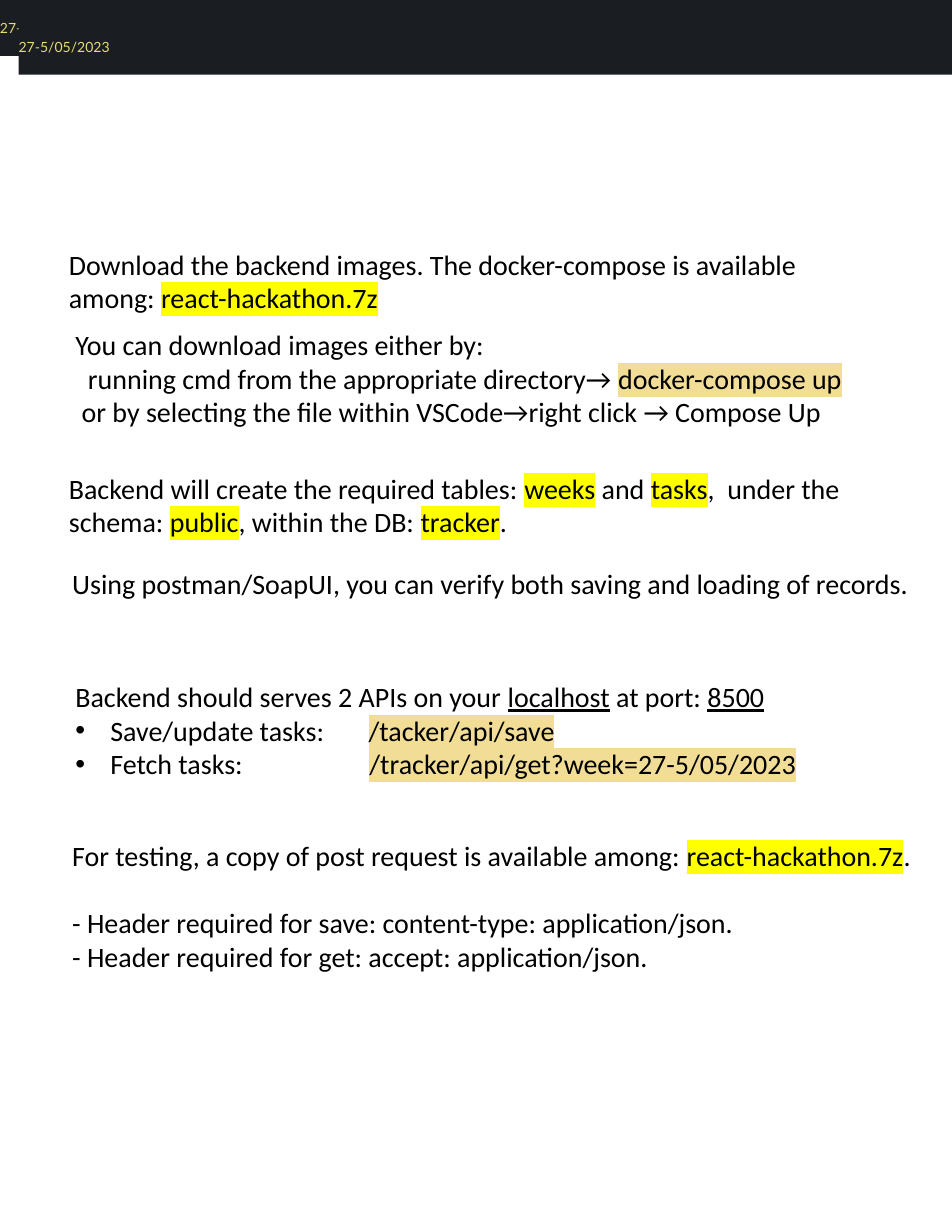
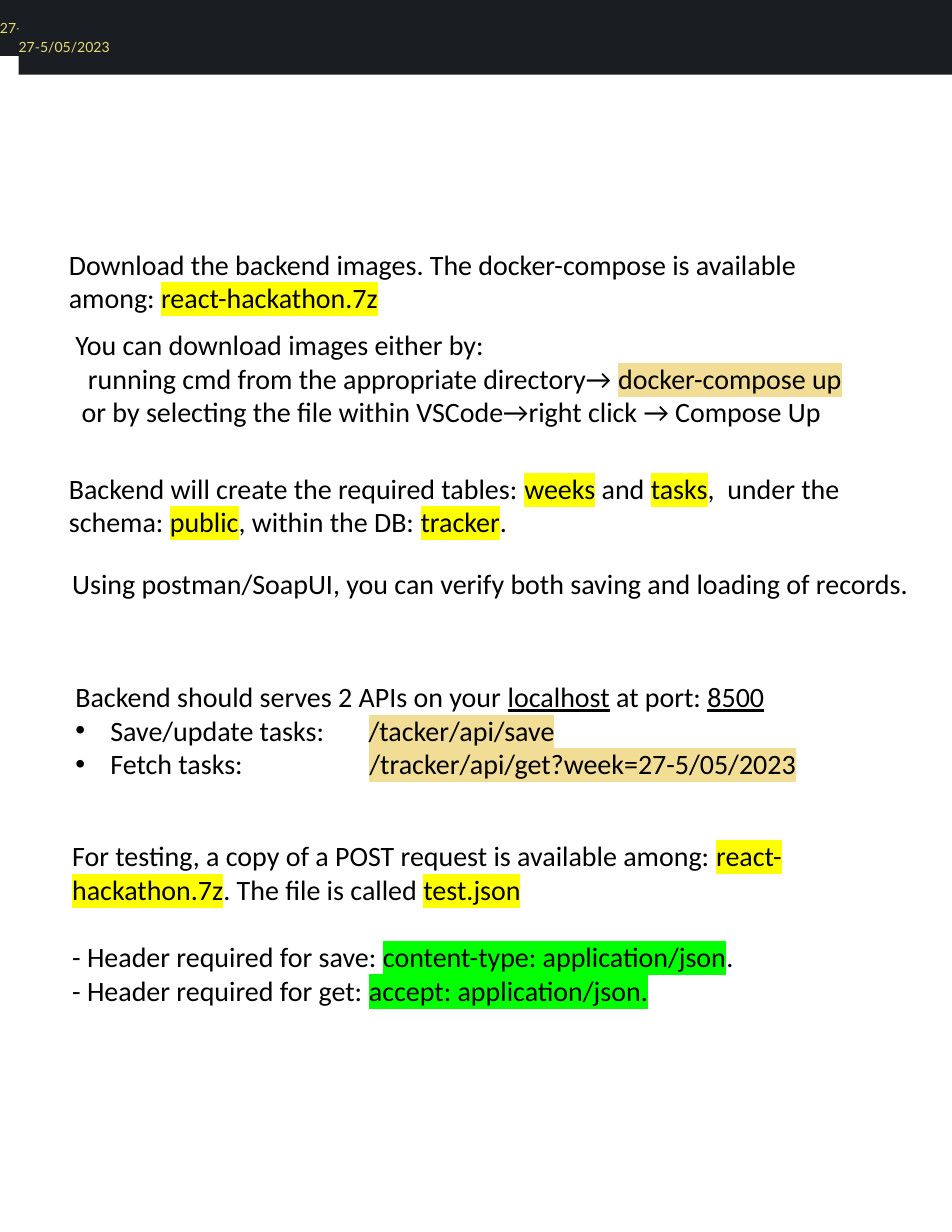
Before and after one commit to scorpion0511/mytracker, a slide deck: slide 9 of doc/React.pptx (slide 8 before the commit). Drawn at 952x1232 pixels with LibreOffice and Linux fonts; fonts in the diff are those of the drawing. Boxes give left, top, right and bottom in pixels: in the first picture for what was removed or moved away, otherwise in the second. Text is boxed around its words. In the diff, an @@ line names an element or a change of style, - is before the commit and + after.

```diff
--- a/doc/React.pptx
+++ b/doc/React.pptx
@@ text at <box>72,846,782,907</box>: text changed @@
-For testing, a copy of post request is available among: react-hackathon.7z.
+For testing, a copy of a POST request is available among: react-hackathon.7z. The file is called test.json
@@ text at <box>87,944,734,1006</box>: highlight none to #00FF00 in "content-type: application/json. accept: application/json." @@
```
Also in this commit, not shown: 10 other slides changed, 2 slides added.
